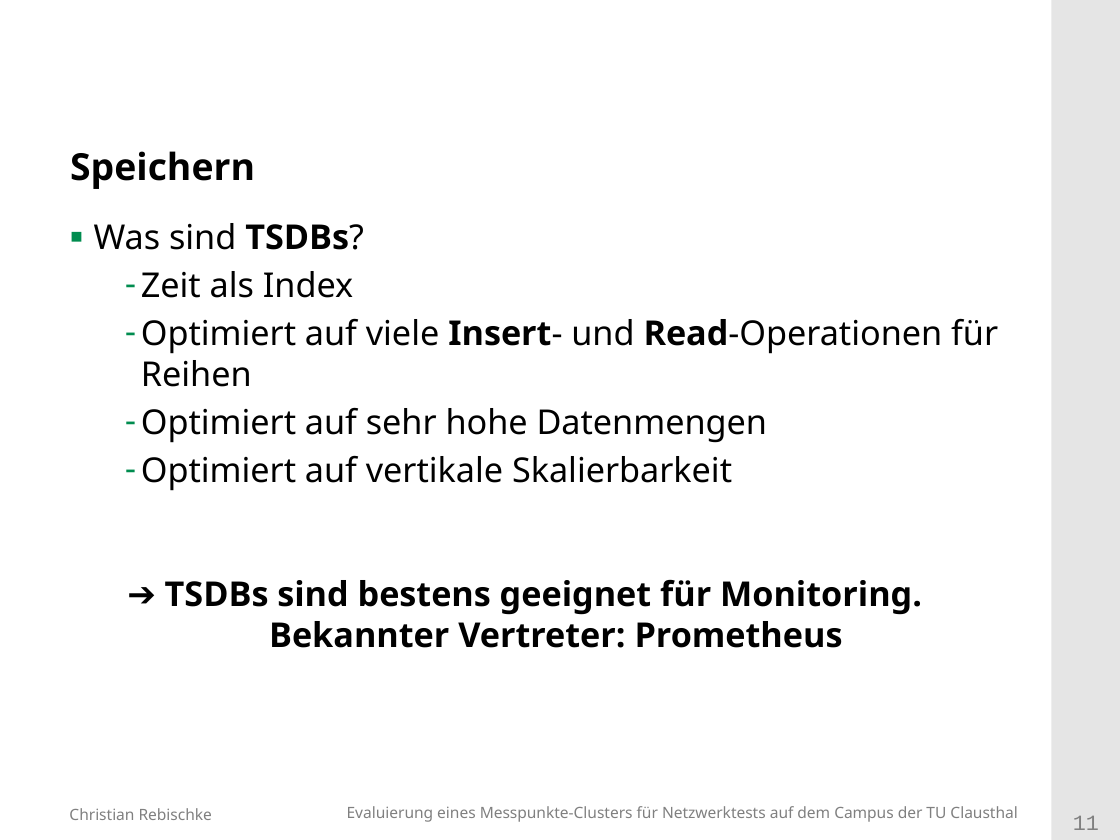
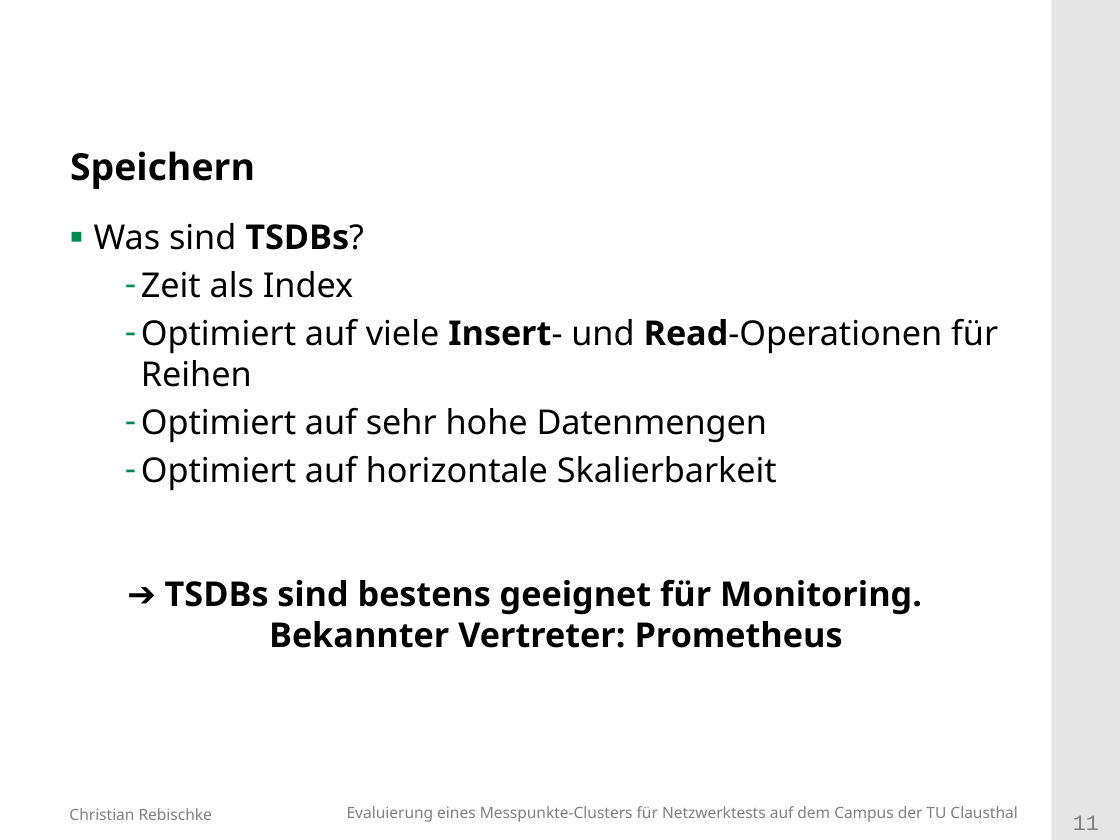
Before and after one commit to shibumi/bachelor-kolloquium, a slide deck: slide 11 of vortrag.odp. Drawn at 1120x840 pixels with LibreOffice and Linux fonts; fonts in the diff are those of the drawing; background and template pictures are left out. Boxes give left, top, right and bottom in pixels: in the first picture for what was removed or moved away, otherwise in the second. Text is boxed around its words. In the diff, an @@ line names an element or a change of style, - is before the commit and + after.

```diff
--- a/vortrag.odp
+++ b/vortrag.odp
@@ text at box(141, 455, 777, 491): text changed @@
-  – Optimiert auf vertikale Skalierbarkeit
+  – Optimiert auf horizontale Skalierbarkeit
```
Also in this commit, not shown: 5 other slides changed, 4 slides added.
